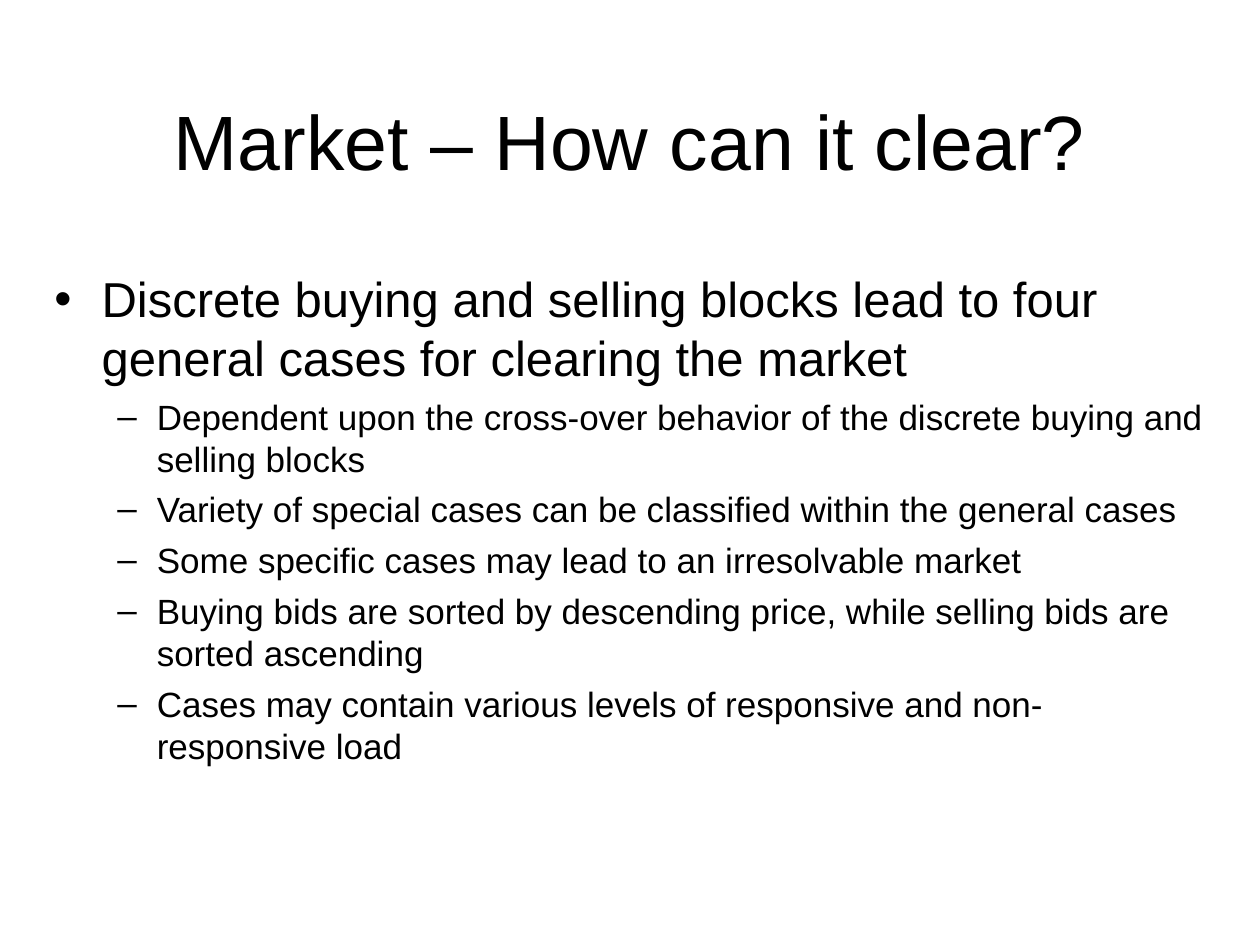
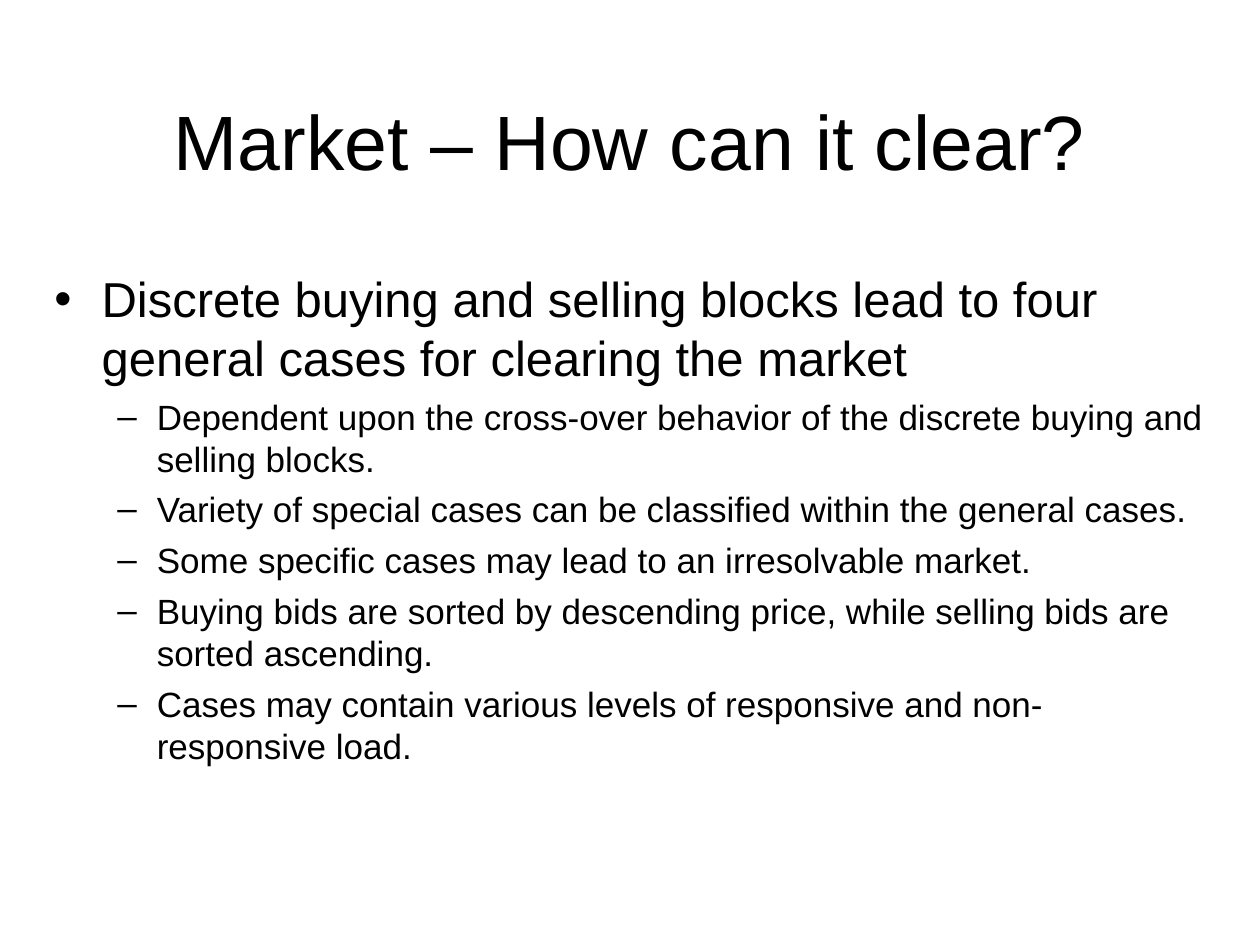
Before and after one commit to gridlab-d/course, a slide deck: slide 6 of Short_6_21_2010/5.1 - Market Module.ppt. Drawn at 1260x945 pixels with LibreOffice and Linux fonts; fonts in the diff are those of the drawing; background and template pictures are left out. Boxes give left, top, right and bottom in pixels: in the first picture for what was removed or moved away, otherwise in the second. Text is boxed around its words. In the diff, an @@ line names an element or a change of style, - is before the commit and + after.

```diff
--- a/Short_6_21_2010/5.1 - Market Module.ppt
+++ b/Short_6_21_2010/5.1 - Market Module.ppt
@@ text at (157, 404, 1202, 765): text changed @@
-  – Dependent upon the cross-over behavior of the discrete buying and selling blocks
-  – Variety of special cases can be classified within the general cases
-  – Some specific cases may lead to an irresolvable market
-  – Buying bids are sorted by descending price, while selling bids are sorted ascending
-  – Cases may contain various levels of responsive and non-responsive load
+  – Dependent upon the cross-over behavior of the discrete buying and selling blocks.
+  – Variety of special cases can be classified within the general cases.
+  – Some specific cases may lead to an irresolvable market.
+  – Buying bids are sorted by descending price, while selling bids are sorted ascending.
+  – Cases may contain various levels of responsive and non-responsive load.
```
Also in this commit, not shown: 9 other slides changed, 2 slides added.
